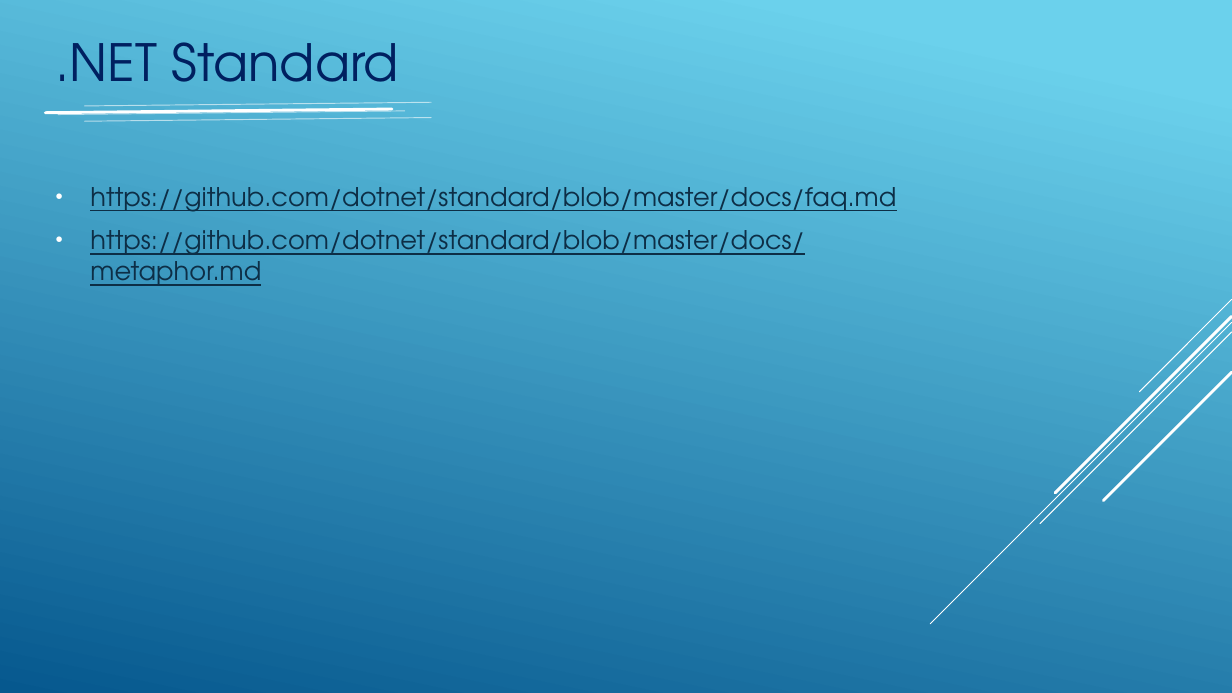
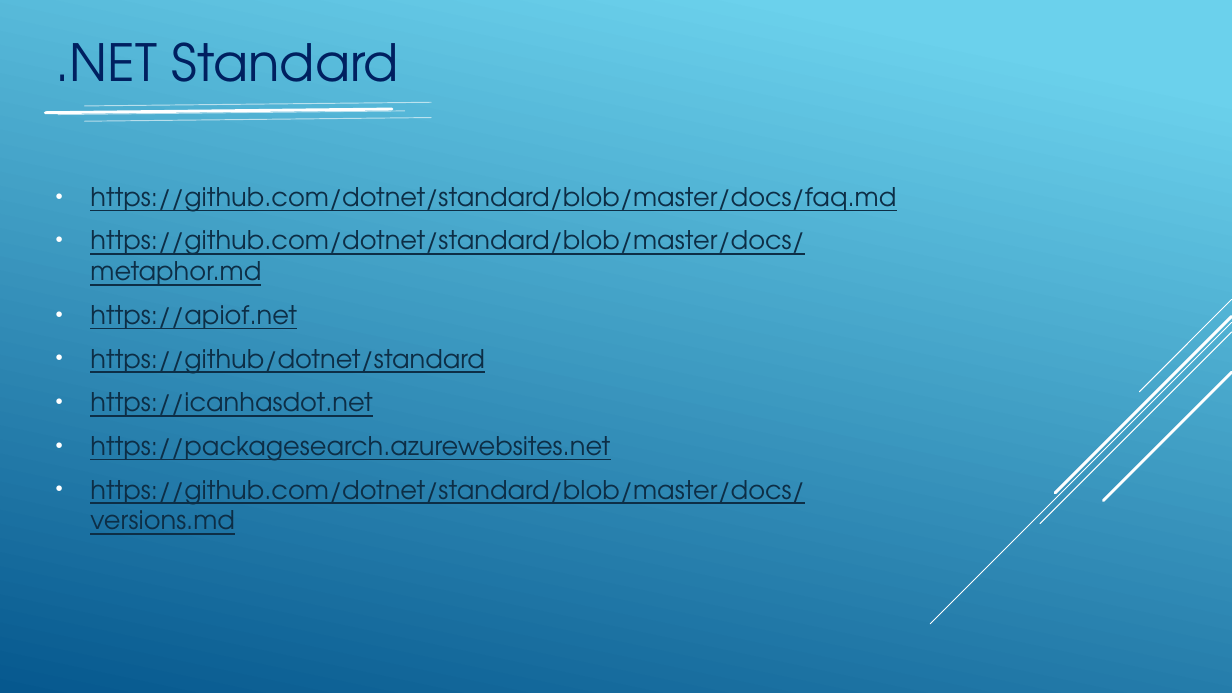
Before and after one commit to igorlimon/dotnetcore-iquest, a slide deck: slide 12 of Asp-net-core PeakIT.pptx (slide 11 before the commit). Drawn at 1232x693 pixels with LibreOffice and Linux fonts; fonts in the diff are those of the drawing. Boxes give left, top, right and bottom in pixels: in the first picture for what was removed or moved away, otherwise in the second. Text is boxed around its words. In the diff, an @@ line names an element or a change of style, - is before the commit and + after.

```diff
--- a/Asp-net-core PeakIT.pptx
+++ b/Asp-net-core PeakIT.pptx
@@ text at (90,305,804,535): paragraphs added @@
+• https://apiof.net
+• https://github/dotnet/standard
+• https://icanhasdot.net
+• https://packagesearch.azurewebsites.net
+• https://github.com/dotnet/standard/blob/master/docs/versions.md
```
Also in this commit, not shown: 5 other slides changed, 1 slide added, 1 slide removed, 12 other files.
